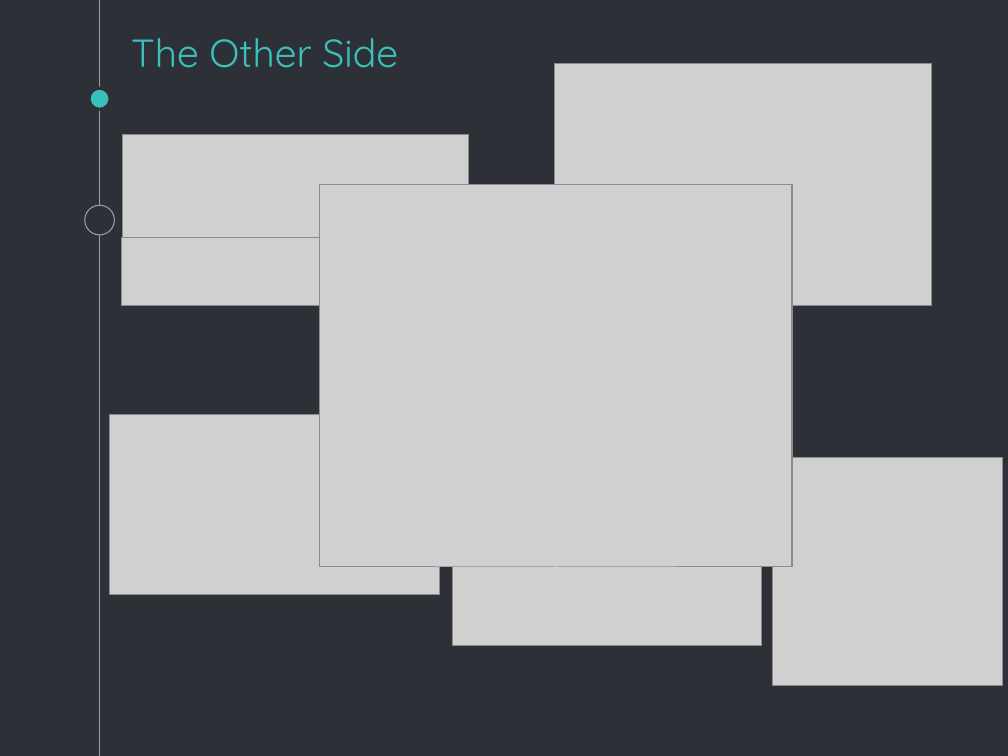
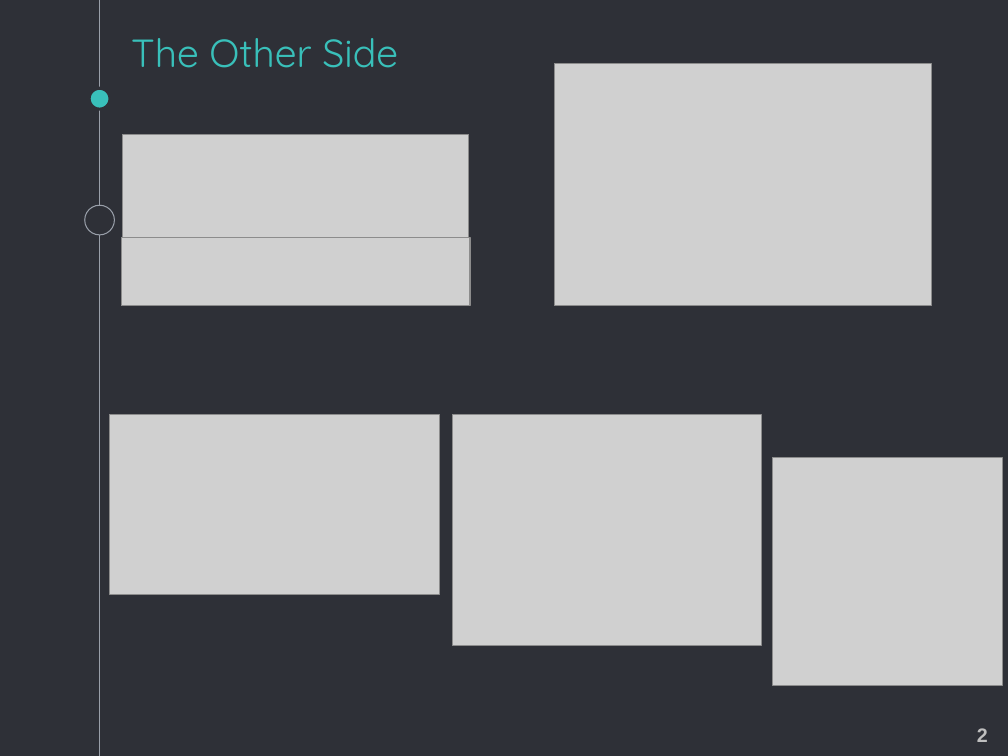
Before and after one commit to vaibhav90/Reading_Exam, a slide deck: slide 3 of ppt_reading_exam.pptx. Drawn at 1008x756 pixels with LibreOffice and Linux fonts; fonts in the diff are those of the drawing; grey boxes stand for pictures. Boxes give left, top, right and bottom in pixels: in the first picture for what was removed or moved away, otherwise in the second. Text is boxed around its words. In the diff, an @@ line names an element or a change of style, - is before the commit and + after.

```diff
--- a/ppt_reading_exam.pptx
+++ b/ppt_reading_exam.pptx
@@ picture removed at [320, 184, 792, 566] @@
@@ text added at [977, 728, 988, 742], 14 pt, text #BFBFBF, bold @@
+2
```
Also in this commit, not shown: 17 other slides changed.
